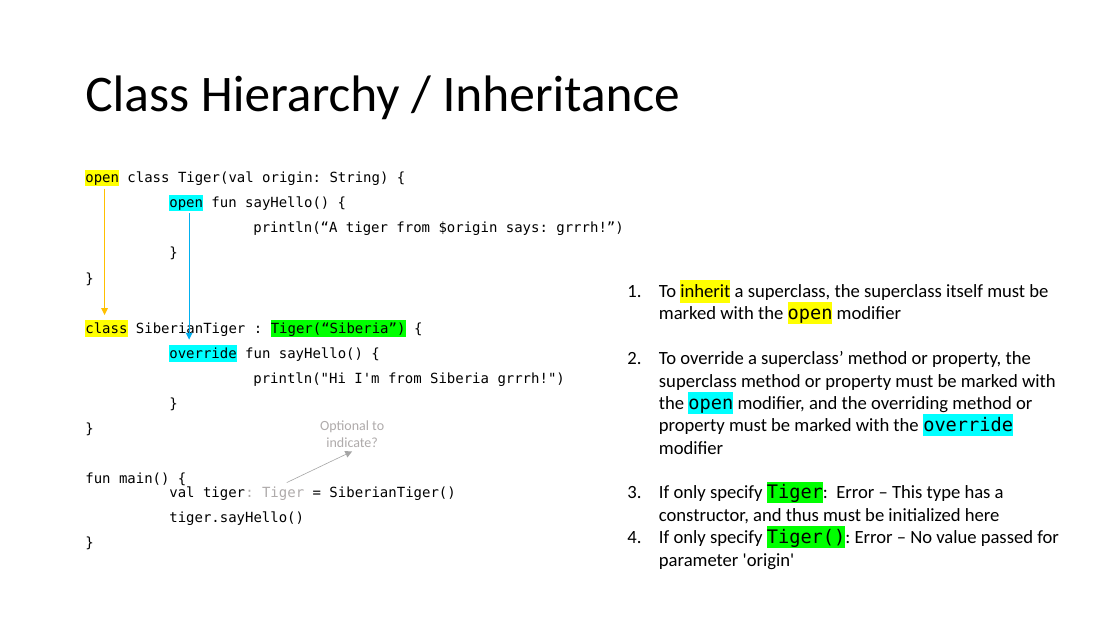
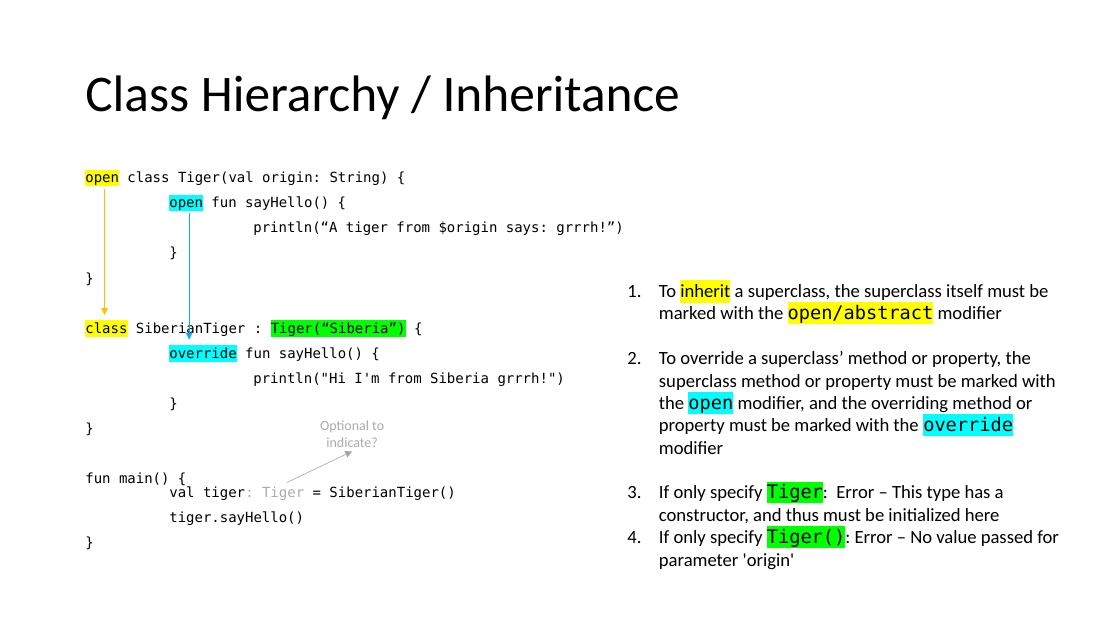
Before and after one commit to joellecorliss/Associate-Android-Developer, a slide deck: slide 8 of Android Basics in Kotlin.pptx. Drawn at 1120x630 pixels with LibreOffice and Linux fonts; fonts in the diff are those of the drawing. Boxes give left, top, right and bottom in pixels: in the first picture for what was removed or moved away, otherwise in the second. Text is boxed around its words. In the diff, an @@ line names an element or a change of style, - is before the commit and + after.

```diff
--- a/Android Basics in Kotlin.pptx
+++ b/Android Basics in Kotlin.pptx
@@ text at [659, 284, 1048, 325]: text changed @@
-1. To inherit a superclass, the superclass itself must be marked with the open modifier
+1. To inherit a superclass, the superclass itself must be marked with the open/abstract modifier
```
Also in this commit, not shown: 6 other slides changed, 11 slides added, 1 slide removed.
